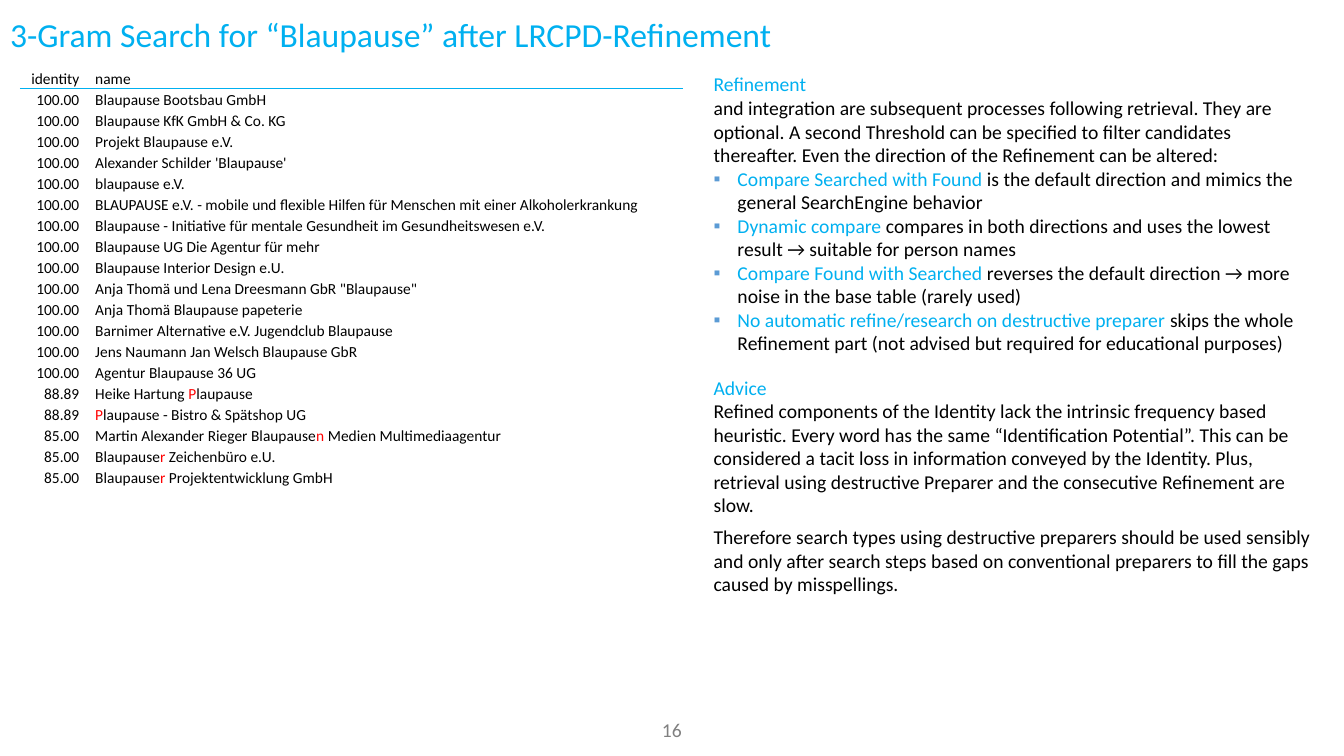
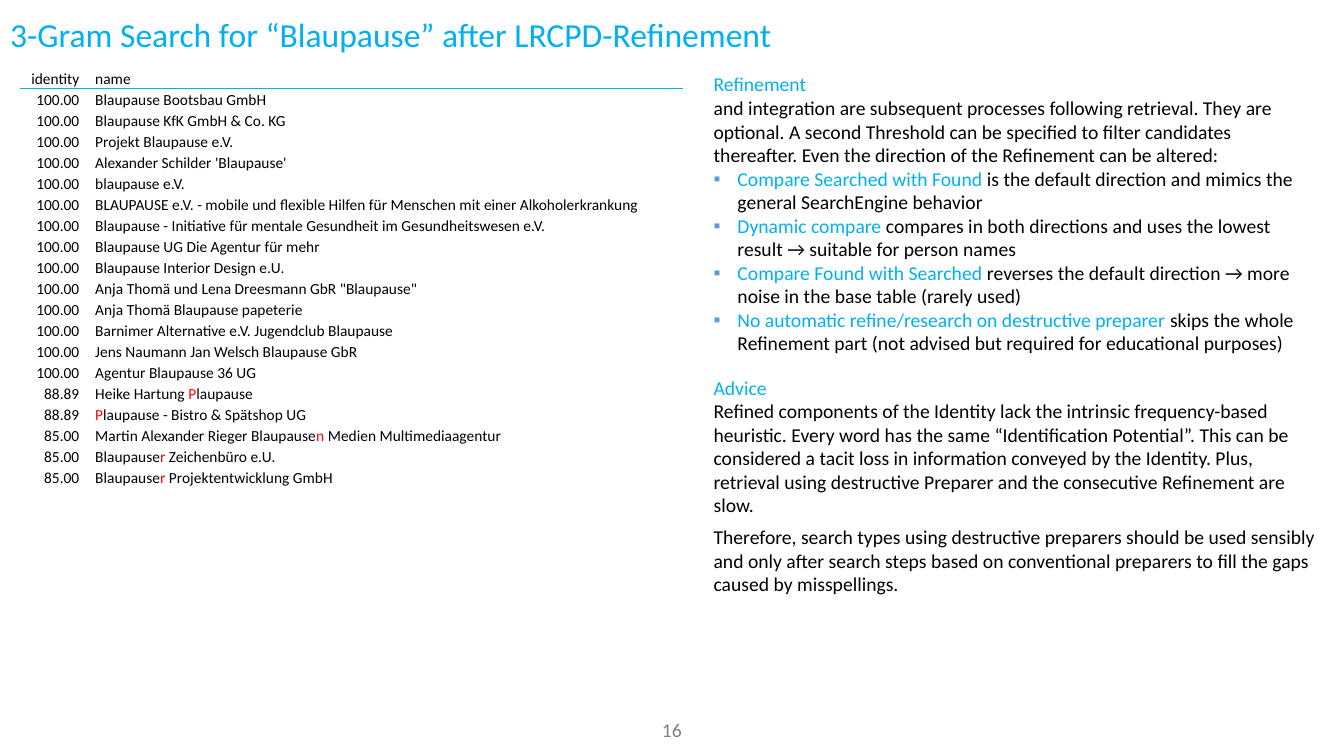
Before and after one commit to ThorstenDoherr/searchengine, a slide deck: slide 16 of doc/SearchEngine_Slides.pptx. Drawn at 1344x756 pixels with LibreOffice and Linux fonts; fonts in the diff are those of the drawing; background and template pictures are left out. Boxes give left, top, right and bottom in pixels: in the first picture for what was removed or moved away, otherwise in the second. Text is boxed around its words. In the diff, an @@ line names an element or a change of style, - is before the commit and + after.

```diff
--- a/doc/SearchEngine_Slides.pptx
+++ b/doc/SearchEngine_Slides.pptx
@@ text at bbox=[714, 404, 1315, 595]: text changed @@
-Refined components of the Identity lack the intrinsic frequency based heuristic. Every word has the same “Identification Potential”. This can be considered a tacit loss in information conveyed by the Identity. Plus, retrieval using destructive Preparer and the consecutive Refinement are slow.
-Therefore search types using destructive preparers should be used sensibly and only after search steps based on conventional preparers to fill the gaps caused by misspellings.
+Refined components of the Identity lack the intrinsic frequency-based heuristic. Every word has the same “Identification Potential”. This can be considered a tacit loss in information conveyed by the Identity. Plus, retrieval using destructive Preparer and the consecutive Refinement are slow.
+Therefore, search types using destructive preparers should be used sensibly and only after search steps based on conventional preparers to fill the gaps caused by misspellings.
```
Also in this commit, not shown: 14 other slides changed, 2 slides added, 2 other files.
